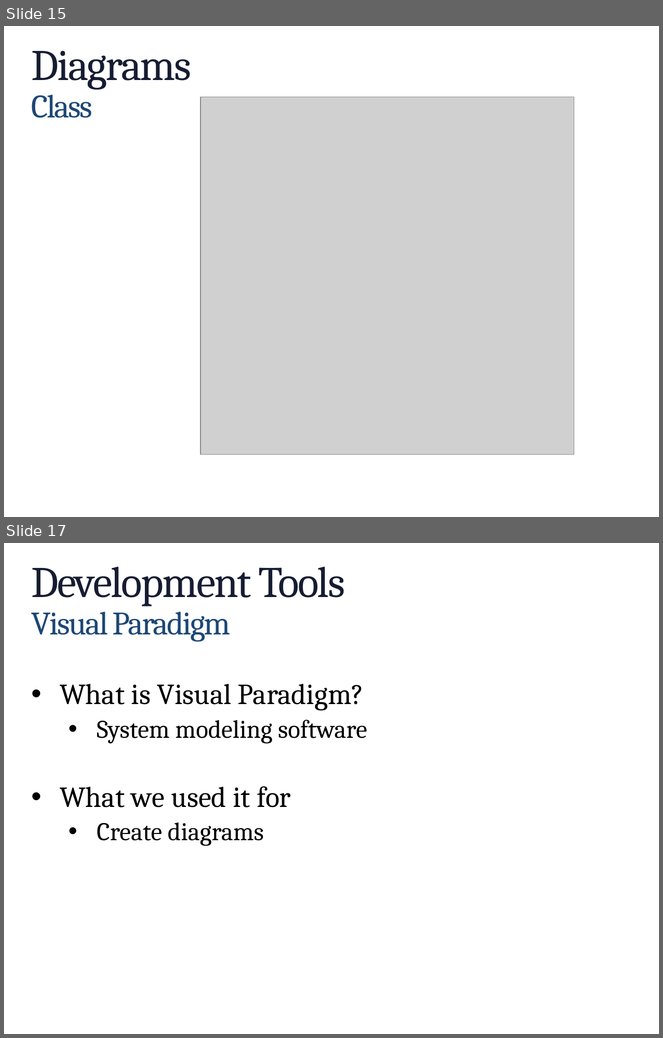
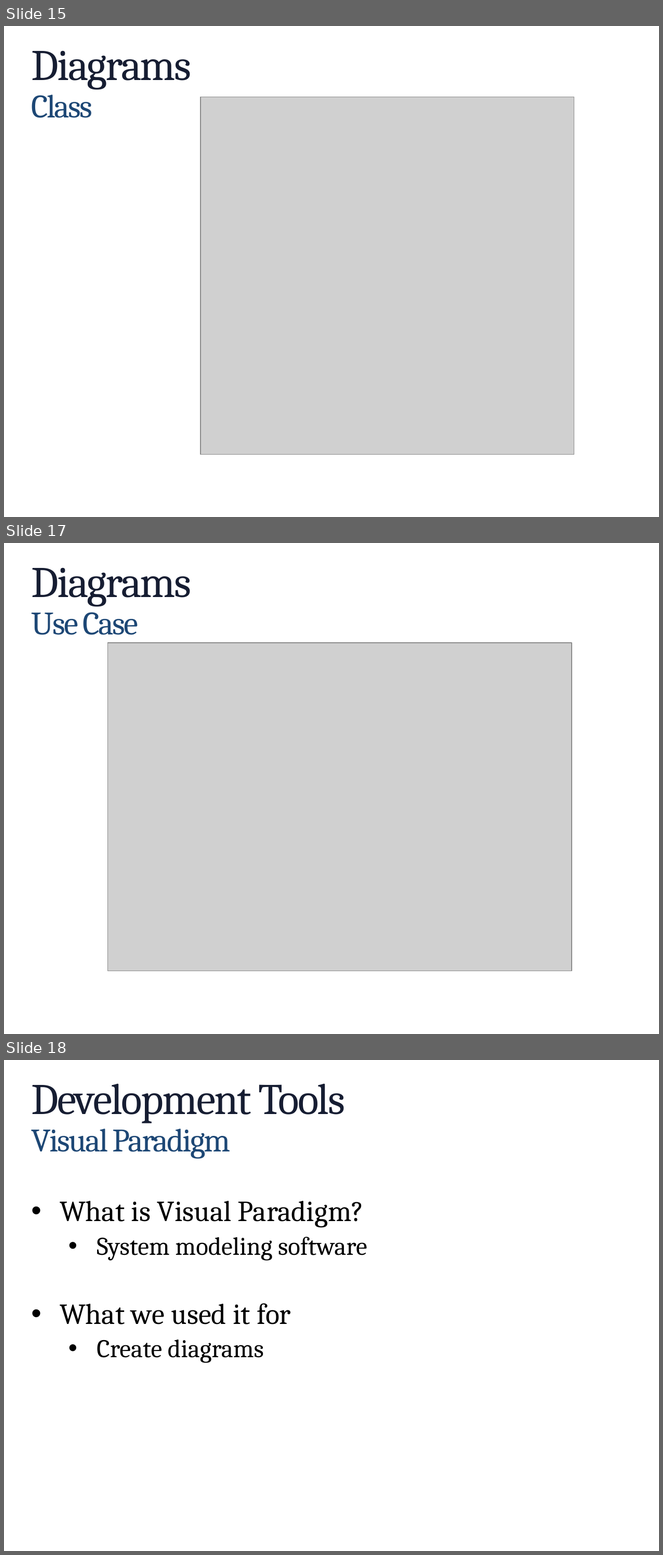
Before and after one commit to Sundrin/Software-Engineering---Team-Project, a slide deck: Interim Presentation/Software Engineering (1).pptx. Shown one above the other, each under a label of ours: slides 15 and 17 before the commit, slides 15, 17 and 18 after it; the slides between them are not shown. The pictures are 663x1038 and 663x1555 pixels, drawn with LibreOffice and Linux fonts; fonts in the diff are those of the drawing; grey boxes stand for pictures; background and template pictures are left out. Boxes give left, top, right and bottom in pixels: in the first picture for what was removed or moved away, otherwise in the second. Text is boxed around its words. In the diff, an @@ line names an element or a change of style, - is before the commit and + after.

Commit message:
added updated use case diagrams

```diff
--- a/Interim Presentation/Software Engineering (1).pptx
+++ b/Interim Presentation/Software Engineering (1).pptx
@@ slide 17 added at [4, 543, 659, 1034], background picture (left out) @@
@@ title added at [31, 568, 191, 635], 48 pt, text gradient #2E59B0 to #161D32 to #000000 @@
+Diagrams
+Use Case
@@ picture added at [107, 643, 571, 971] @@
@@ what was slide 17 is now slide 18 @@
```
Also in this commit, not shown: 1 slide changed.
